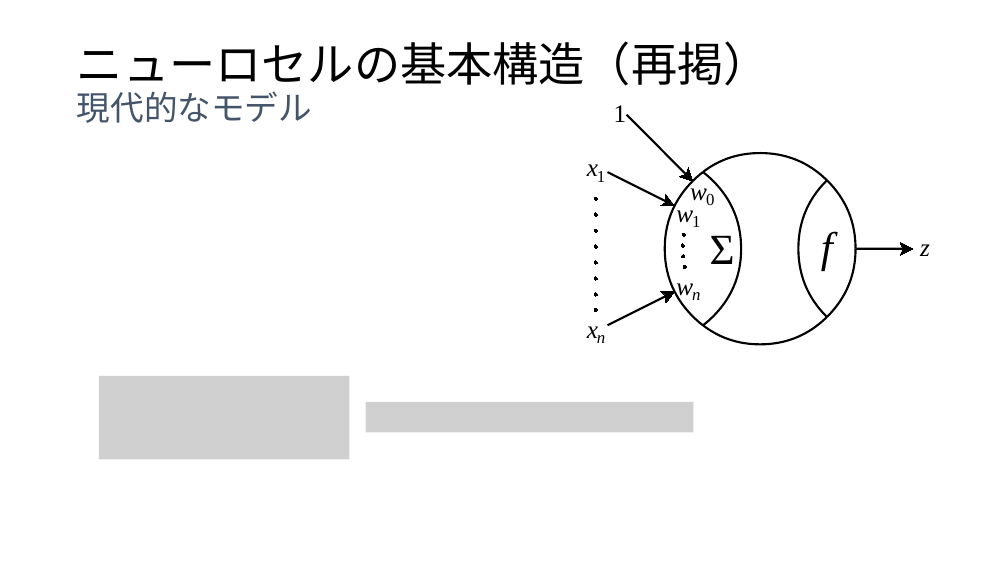
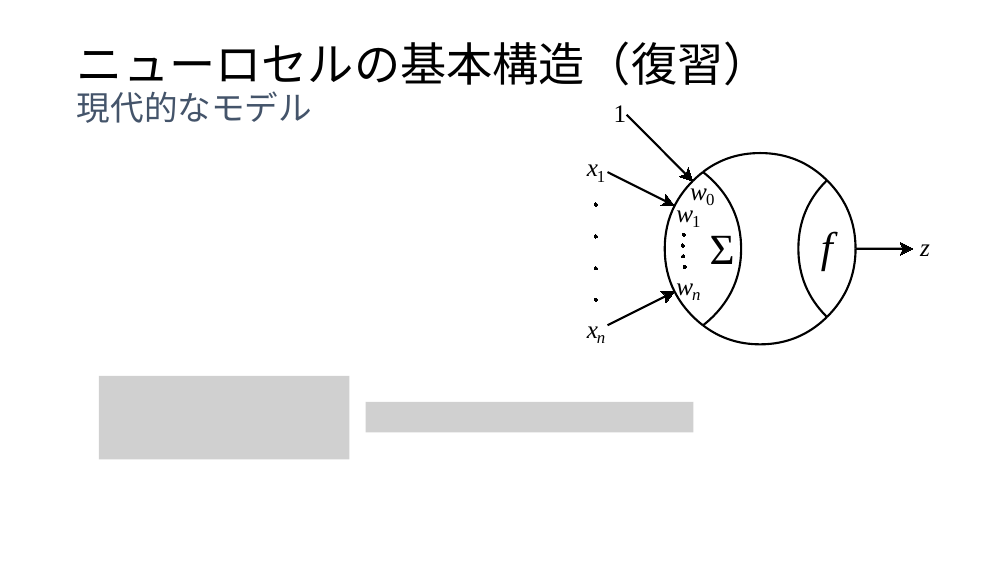
Before and after one commit to aliquisgg-hub/pages, a slide deck: slide 2 of Sc387/part10/FNN+BP.pptx. Drawn at 1008x567 pixels with LibreOffice and Linux fonts; fonts in the diff are those of the drawing; grey boxes stand for pictures. Boxes give left, top, right and bottom in pixels: in the first picture for what was removed or moved away, otherwise in the second. Text is boxed around its words. In the diff, an @@ line names an element or a change of style, - is before the commit and + after.

```diff
--- a/Sc387/part10/FNN+BP.pptx
+++ b/Sc387/part10/FNN+BP.pptx
@@ title at (x1=77, y1=41, x2=770, y2=123): text changed @@
-ニューロセルの基本構造（再掲）
-現代的なモデル
+ニューロセルの基本構造（復習）
+現代的なモデル
@@ 4 freeform shapes moved together from (x1=594, y1=213, x2=597, y2=312) to (x1=594, y1=203, x2=597, y2=301) @@
@@ group removed at (x1=594, y1=197, x2=597, y2=296): 4 freeform shapes @@
```
Also in this commit, not shown: 5 other slides changed, 2 slides added, 1 slide removed, 7 other files.
